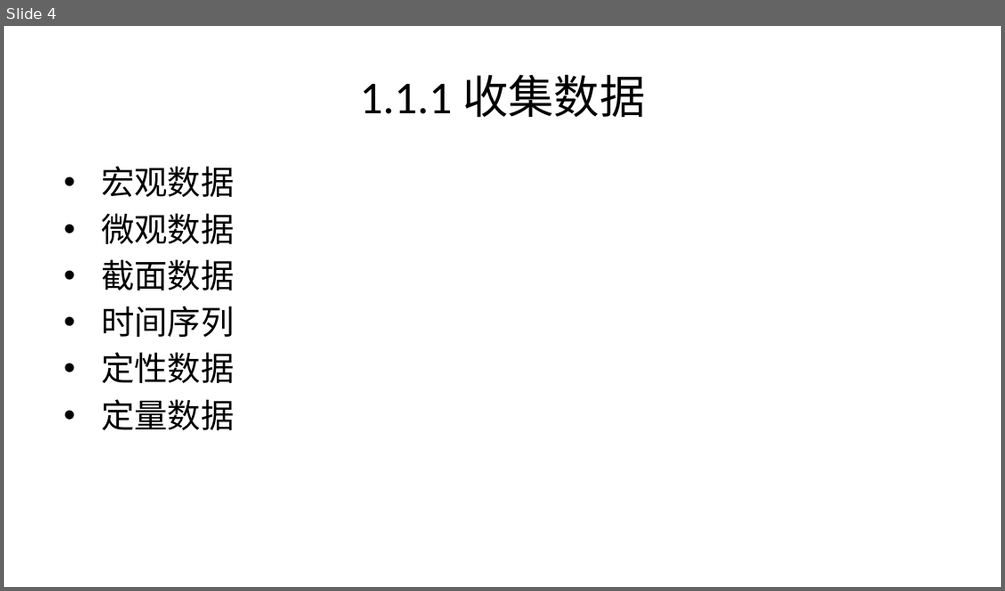
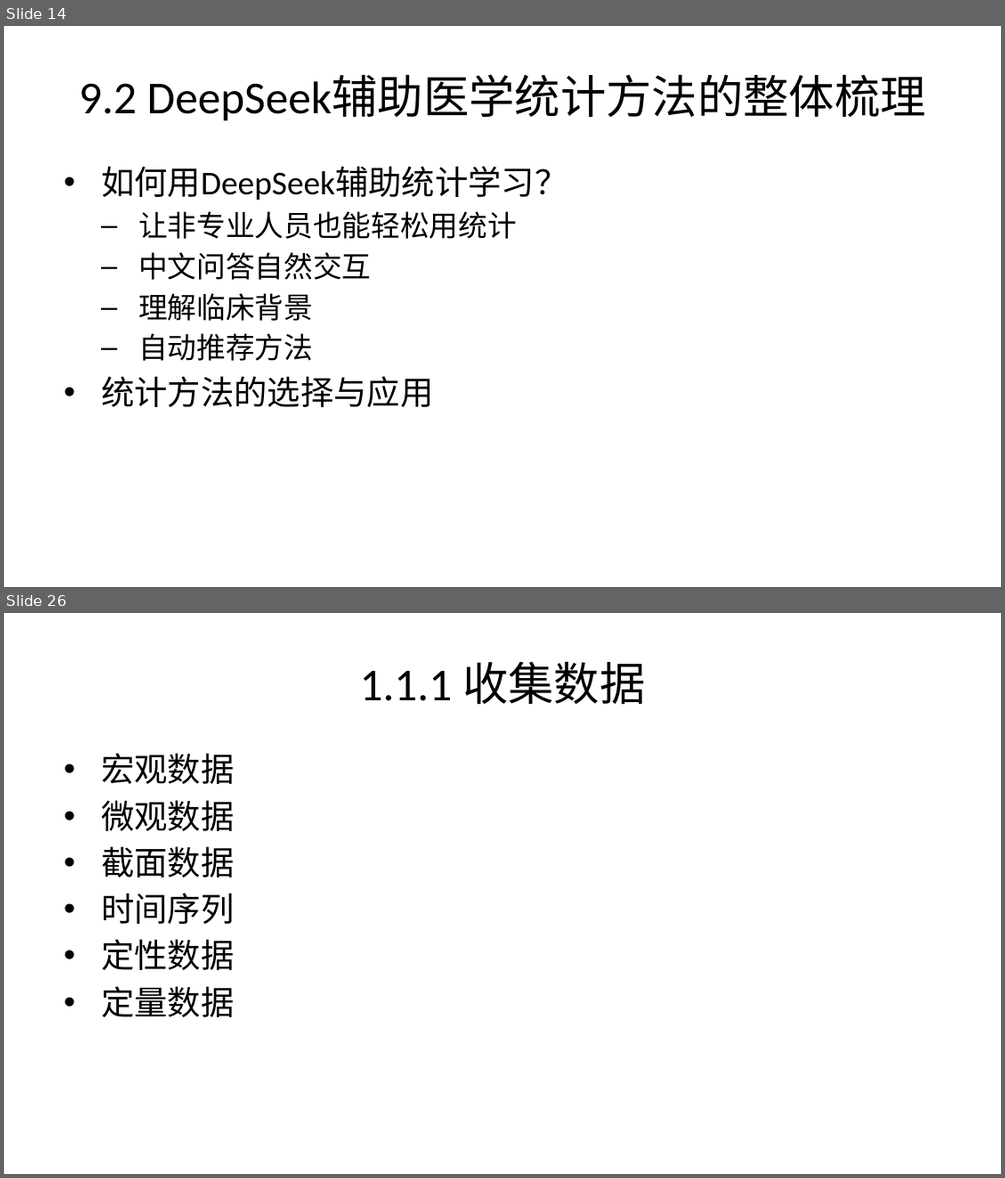
Before and after one commit to lizongzhang/deepseekcamp, a slide deck: docs/L9_slide.pptx. Shown one above the other, each under a label of ours: slide 4 before the commit, slides 14 and 26 after it; the slides between them are not shown. The pictures are 1005x591 and 1005x1178 pixels, drawn with LibreOffice and Linux fonts; fonts in the diff are those of the drawing. Boxes give left, top, right and bottom in pixels: in the first picture for what was removed or moved away, otherwise in the second. Text is boxed around its words. In the diff, an @@ line names an element or a change of style, - is before the commit and + after.

```diff
--- a/docs/L9_slide.pptx
+++ b/docs/L9_slide.pptx
@@ slide 14 added at (x1=4, y1=26, x2=1001, y2=587), background #FFFFFF @@
@@ title added at (x1=79, y1=75, x2=926, y2=121), 33 pt, text #000000 @@
+9.2 DeepSeek辅助医学统计方法的整体梳理
@@ text added at (x1=101, y1=166, x2=567, y2=407), 21 pt, text #000000 @@
+• 如何用DeepSeek辅助统计学习？
+  – 让非专业人员也能轻松用统计
+  – 中文问答自然交互
+  – 理解临床背景
+  – 自动推荐方法
+• 统计方法的选择与应用
@@ what was slide 4 is now slide 26 @@
```
Also in this commit, not shown: 3 slides changed, 21 other slides added, 9 other files.
